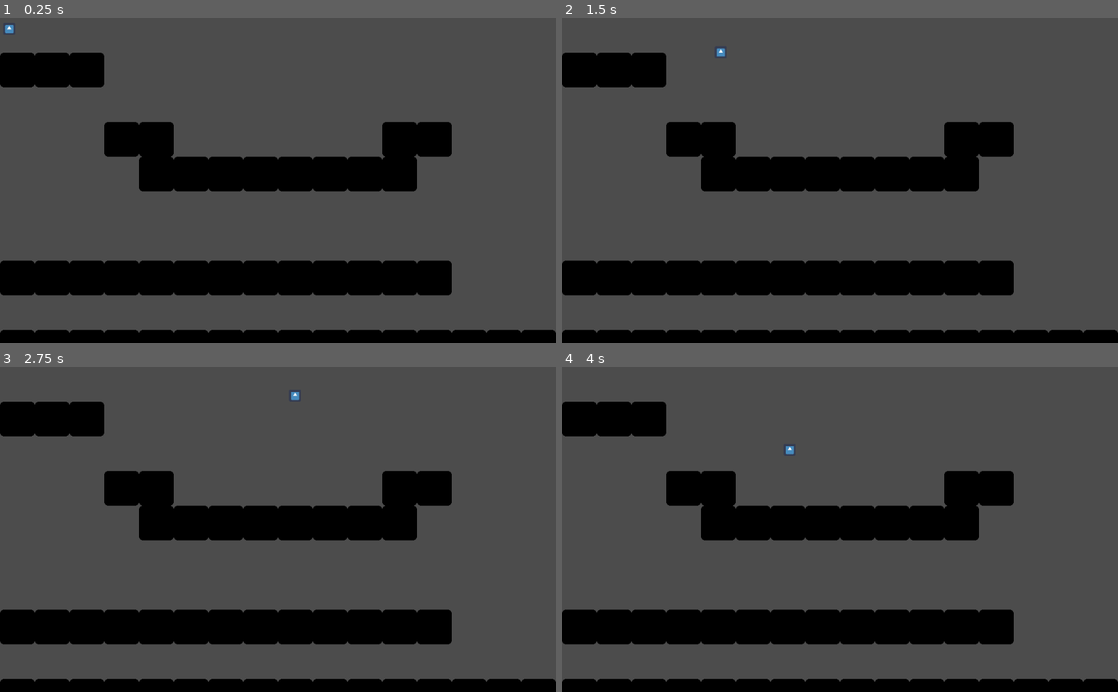
Above: before the commit, frames 1-4 (two rows, left to right).
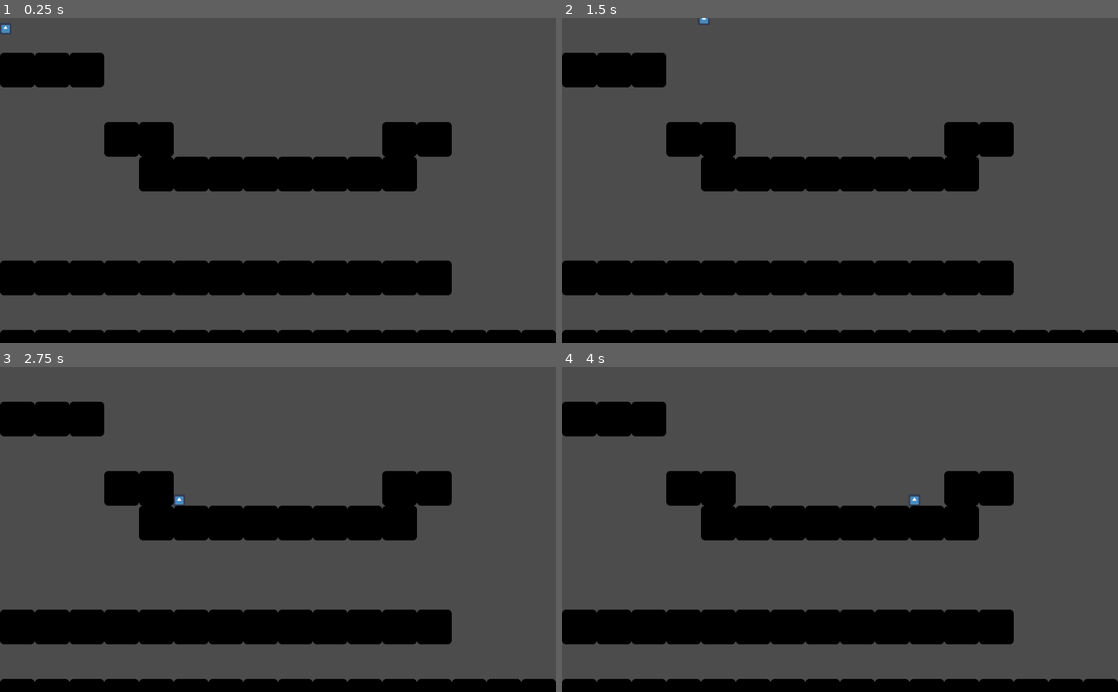
Above: after the commit, the same moments.

Repository: SomeSortOfSam/MeatballMayhem
Game: Godot game, scene res://Level.tscn
Same seed, same stepped clock (60 frames per second), same inputs: the game is played once before the commit and once after it. The engine's default icon, where the game draws it, is replaced by a stand-in: a white triangle on a blue panel in a dark square.
Inputs:
- Up to frame 1 (0.25 s): no input
- Up to frame 2 (1.5 s): hold Right (ui_right) from 0.53 s (still down); tap Up (ui_up) at 0.6, 0.77, 1.07, 1.35 s; tap Enter at 1.25 s
- Up to frame 3 (2.75 s): tap Up (ui_up) at 1.52, 1.82, 2.1 s; release Right (ui_right) at 2.03 s; hold Left (ui_left) from 2.03 s (still down)
- Up to frame 4 (4 s): release Left (ui_left) at 2.78 s; hold Right (ui_right) from 2.78 s (still down); tap Up (ui_up) at 2.85, 3.02, 3.32, 3.6, 3.77 s

The runs differ from the first frame. In frame 1, less than 0.1% of the frame differs, in the area x 0-3%, y 2-5%; in frame 2, less than 0.1%; in frame 3, less than 0.1%, in the area x 31-54%, y 7-43%; in frame 4, less than 0.1%.

Commit message:
Acceleration stabilization and jumping

Diff:
--- a/Level.tscn
+++ b/Level.tscn
@@ -32,8 +32,6 @@
 [node name="Node2D" type="Node2D"]
 
 [node name="MeatBall" parent="." instance=ExtResource( 1 )]
-speed = 10.0
-jumpHeight = 50.0
 
 [node name="StaticBody2D" type="StaticBody2D" parent="."]
 collision_layer = 2
--- a/Meatball.gd
+++ b/Meatball.gd
@@ -1,21 +1,19 @@
 extends KinematicBody2D
 
-export(float) var speed = 100
-export(float) var gravity = 10
-export(float) var jumpHeight = 20
+export(float) var acceleration = 100
+export(float) var maxSpeed = 300
+export(float) var gravity = 9.8
+export(float) var jumpHeight = 10
 var velocity = Vector2.ZERO
 
-func _physics_process(delta):
-	velocity.y += gravity
+func _physics_process(_delta):
 	var inputVector = Vector2.ZERO
-	inputVector.x = Input.get_action_strength("ui_right") - Input.get_action_strength("ui_left")
+	inputVector.x = (Input.get_action_strength("ui_right") - Input.get_action_strength("ui_left")) * acceleration
+	if is_on_floor() && Input.is_action_just_pressed("ui_up"):
+		velocity.y -= jumpHeight * gravity
+	else:
+		inputVector.y += gravity
 
-	if is_on_floor() && Input.is_action_just_pressed("ui_up"):
-		inputVector.y -= jumpHeight
-
-	if inputVector != Vector2.ZERO:
-		velocity += inputVector * speed
-	else:
-		velocity.x = lerp(0,velocity.x,.9)
-
-	velocity = move_and_slide(velocity, Vector2.UP)
+	velocity += inputVector
+	velocity.x = lerp(clamp(velocity.x,-maxSpeed,maxSpeed),0,.1)
+	velocity = move_and_slide(velocity,Vector2.UP)
--- a/Meatball.tscn
+++ b/Meatball.tscn
@@ -6,9 +6,9 @@
 [sub_resource type="RectangleShape2D" id=1]
 
 [node name="MeatBall" type="KinematicBody2D"]
-position = Vector2( 17, 0 )
 collision_mask = 6
 script = ExtResource( 2 )
+jumpHeight = 32.0
 
 [node name="Sprite" type="Sprite" parent="."]
 scale = Vector2( 0.34375, 0.34375 )
